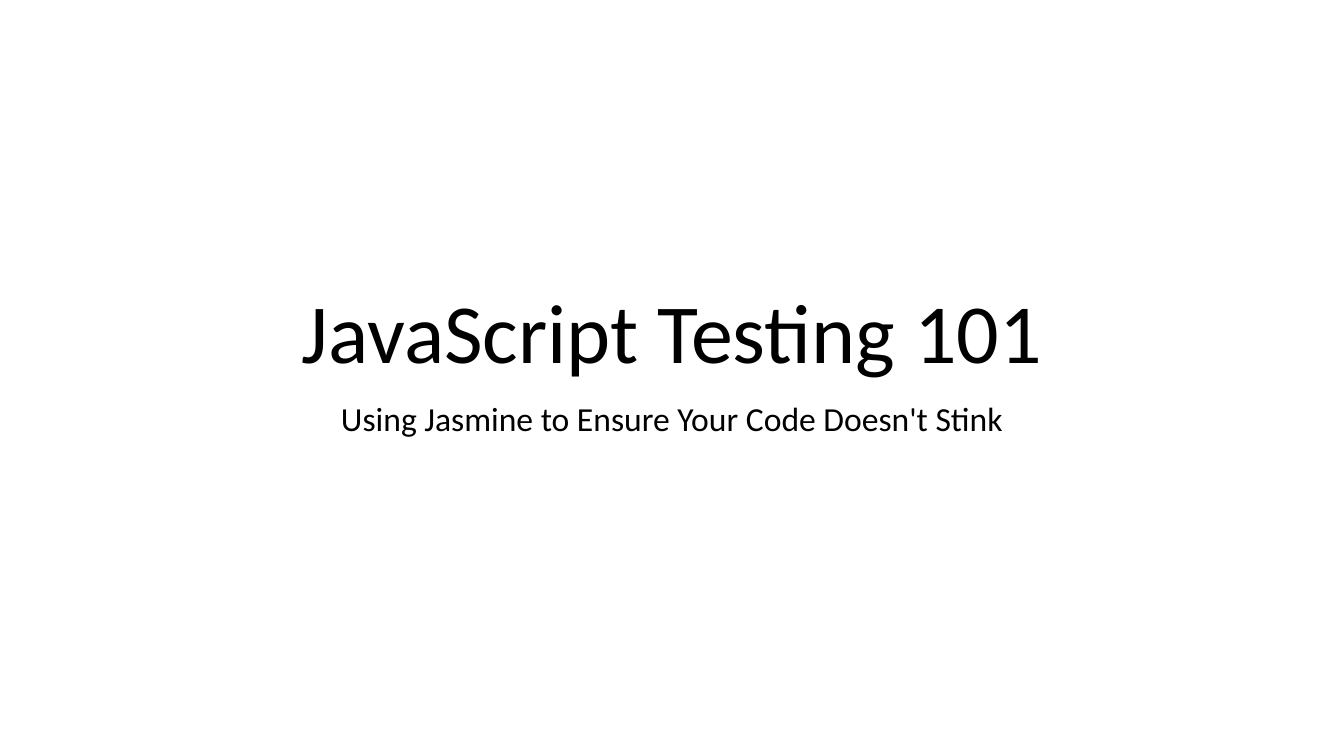
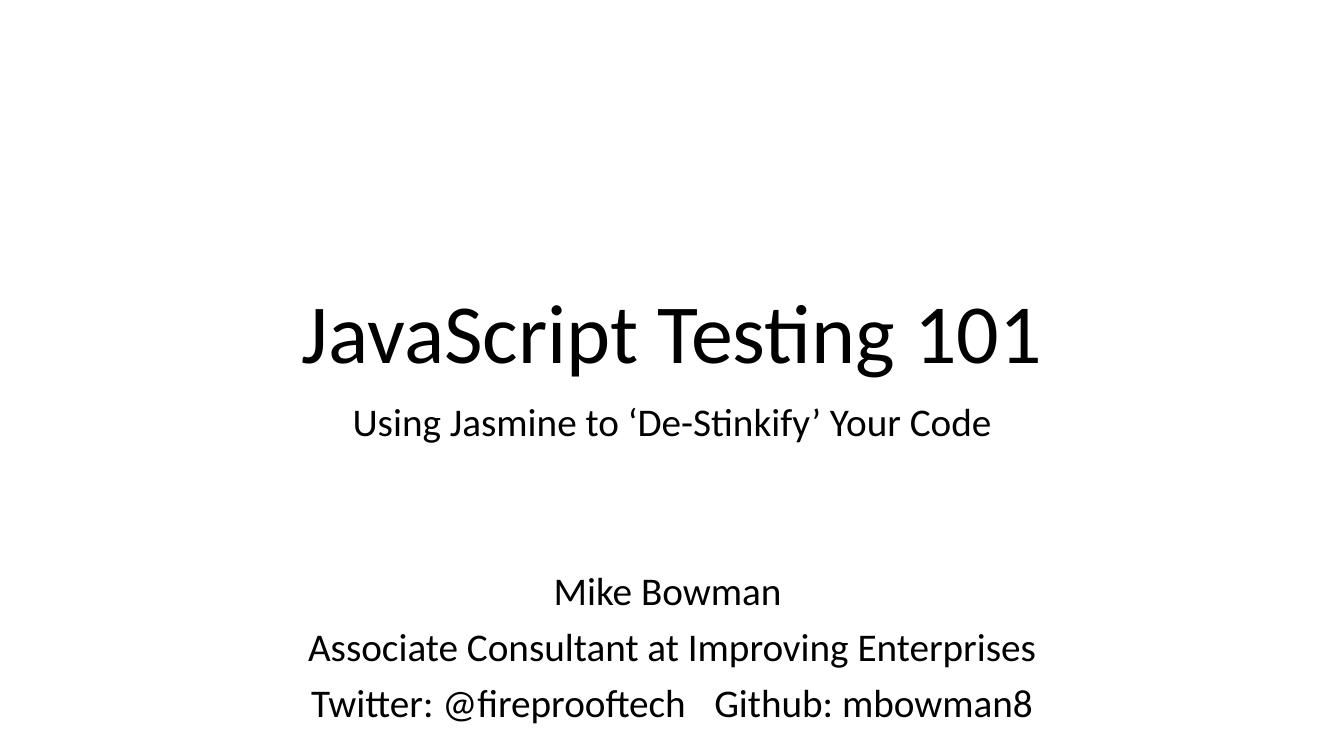
Before and after one commit to mbowman8/Testing_JavaScript_101, a slide deck: slide 1 of Presentation.pptx. Drawn at 1344x756 pixels with LibreOffice and Linux fonts; fonts in the diff are those of the drawing; background and template pictures are left out. Boxes give left, top, right and bottom in pixels: in the first picture for what was removed or moved away, otherwise in the second. Text is boxed around its words. In the diff, an @@ line names an element or a change of style, - is before the commit and + after.

Commit message:
Updated presentation

```diff
--- a/Presentation.pptx
+++ b/Presentation.pptx
@@ subtitle at [308, 408, 1036, 724]: text changed; size 24 to 28 pt @@
-Using Jasmine to Ensure Your Code Doesn't Stink
+Using Jasmine to ‘De-Stinkify’ Your Code
+Mike Bowman
+Associate Consultant at Improving Enterprises
+Twitter: @fireprooftech Github: mbowman8
```
Also in this commit, not shown: 1 slide added.
